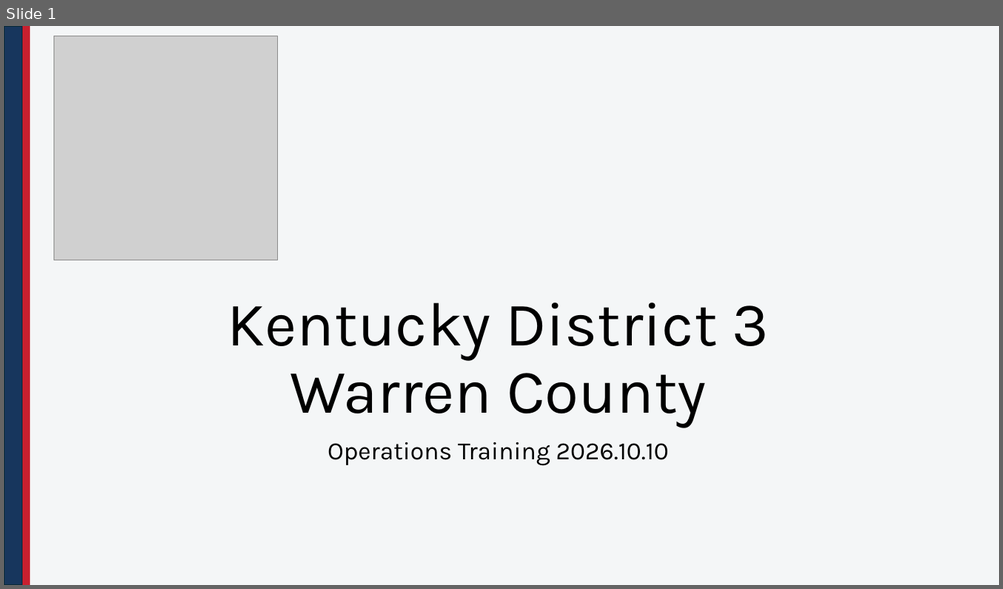
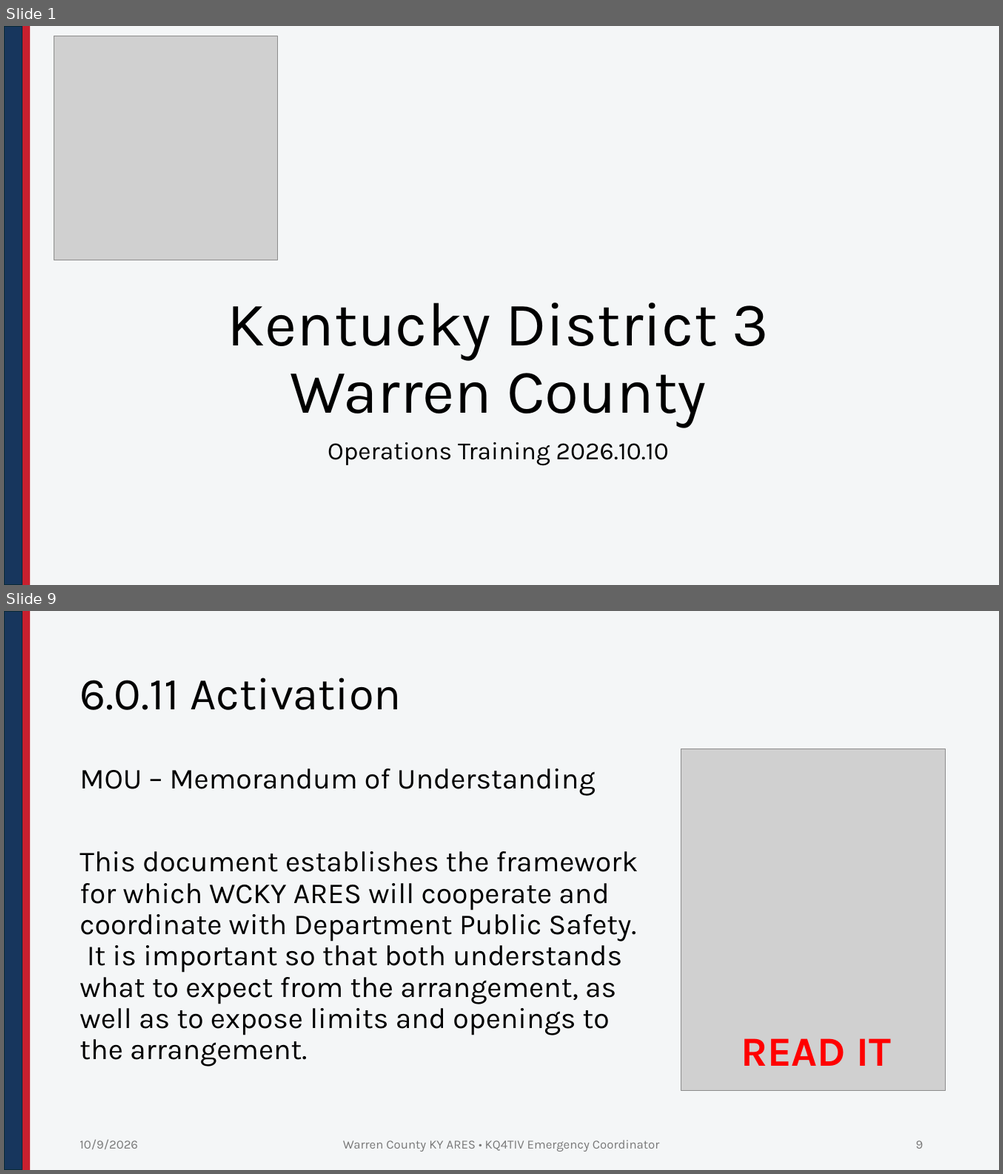
Before and after one commit to nathanielbutts/nathanielbutts.github.io, a slide deck: documents/training/Training_20261010.pptx. Shown one above the other, each under a label of ours: slide 1 before the commit, slides 1 and 9 after it; the slides between them are not shown. The pictures are 1003x589 and 1003x1174 pixels, drawn with LibreOffice and Linux fonts; fonts in the diff are those of the drawing; grey boxes stand for pictures; background and template pictures are left out. Boxes give left, top, right and bottom in pixels: in the first picture for what was removed or moved away, otherwise in the second. Text is boxed around its words. In the diff, an @@ line names an element or a change of style, - is before the commit and + after.

```diff
--- a/documents/training/Training_20261010.pptx
+++ b/documents/training/Training_20261010.pptx
@@ slide 9 added at (4,611,999,1170), background #F4F6F7; not listed: 2 template elements that a slide beside it also shows @@
@@ title added at (79,678,401,710), 44 pt, text #000000 @@
+6.0.11 Activation
@@ picture added at (680,749,945,1091) @@
@@ text added at (79,769,638,1067), 28 pt, text #000000 @@
+MOU – Memorandum of Understanding
+This document establishes the framework for which WCKY ARES will cooperate and coordinate with Department Public Safety. It is important so that both understands what to expect from the arrangement, as well as to expose limits and openings to the arrangement.
@@ text added at (740,1039,891,1066), 40 pt, text #FF0000, bold @@
+READ IT
@@ text added at (79,1140,138,1150), 12 pt, text #797979 @@
+10/9/2026
@@ text added at (343,1140,660,1152), 12 pt, text #797979 @@
+Warren County KY ARES • KQ4TIV Emergency Coordinator
@@ page number added at (916,1141,923,1149), 12 pt, text #797979 @@
+9
```
Also in this commit, not shown: 1 slide changed, 10 other slides added, 2 other files.
